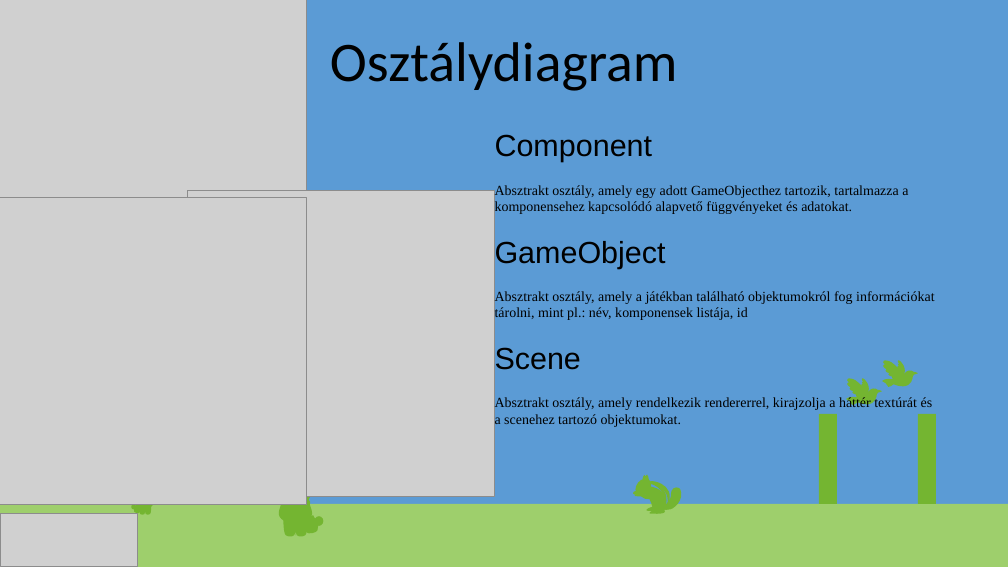
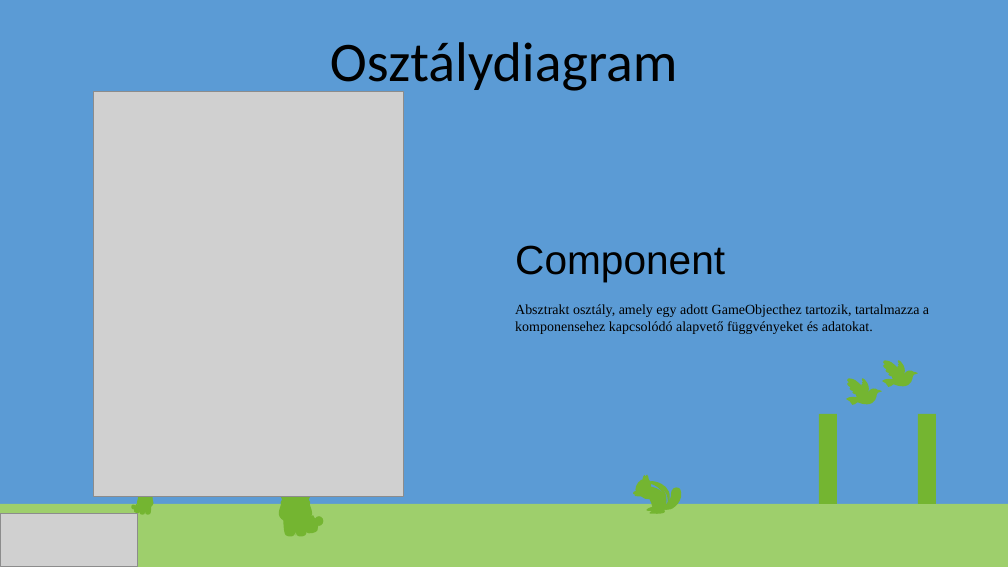
Before and after one commit to NRobert-jmdrgg/KoviUbiSoft, a slide deck: slide 5 of KoviUbiSoft_prez3ideiglenes.pptx (slide 6 before the commit). Drawn at 1008x567 pixels with LibreOffice and Linux fonts; fonts in the diff are those of the drawing; grey boxes stand for pictures. Boxes give left, top, right and bottom in pixels: in the first picture for what was removed or moved away, otherwise in the second. Text is boxed around its words. In the diff, an @@ line names an element or a change of style, - is before the commit and + after.

```diff
--- a/KoviUbiSoft_prez3ideiglenes.pptx
+++ b/KoviUbiSoft_prez3ideiglenes.pptx
@@ picture removed at (0, 0, 306, 306) @@
@@ picture added at (93, 91, 403, 497) @@
@@ picture removed at (0, 198, 306, 504) @@
@@ picture removed at (188, 190, 494, 497) @@
@@ text "Component": place and size @@
-text "Component" at (495, 134, 934, 427)
+text "Component" at (515, 245, 929, 334)
@@ text at (495, 241, 934, 427): paragraphs removed @@
-GameObject
-Absztrakt osztály, amely a játékban található objektumokról fog információkat tárolni, mint pl.: név, komponensek listája, id
-Scene
-Absztrakt osztály, amely rendelkezik rendererrel, kirajzolja a háttér textúrát és a scenehez tartozó objektumokat.
@@ text at (515, 245, 725, 282): size 24 to 32 pt in "Component" @@
@@ freeform shape added at (273, 471, 287, 500), fill #74B531 @@
@@ freeform shape added at (275, 477, 286, 499), fill #74B531 @@
@@ group added at (134, 482, 156, 502): 11 freeform shapes @@
```
Also in this commit, not shown: 1 other slide changed, 2 slides added, 1 slide removed, 3 other files.
